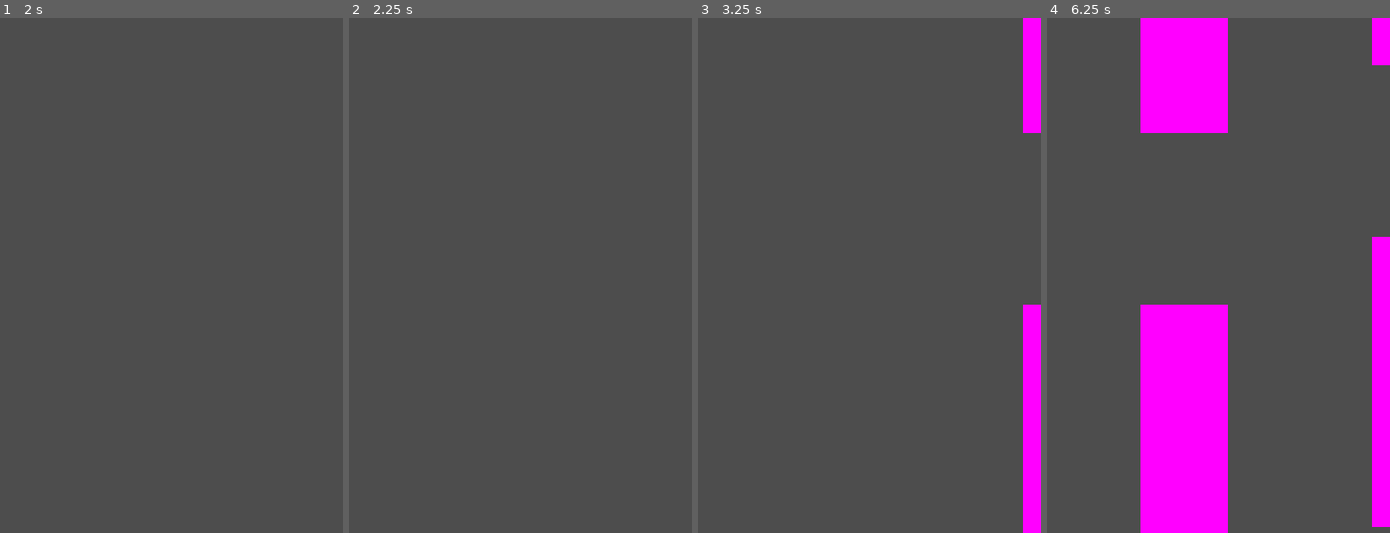
Above: before the commit, frames 1-4 (left to right).
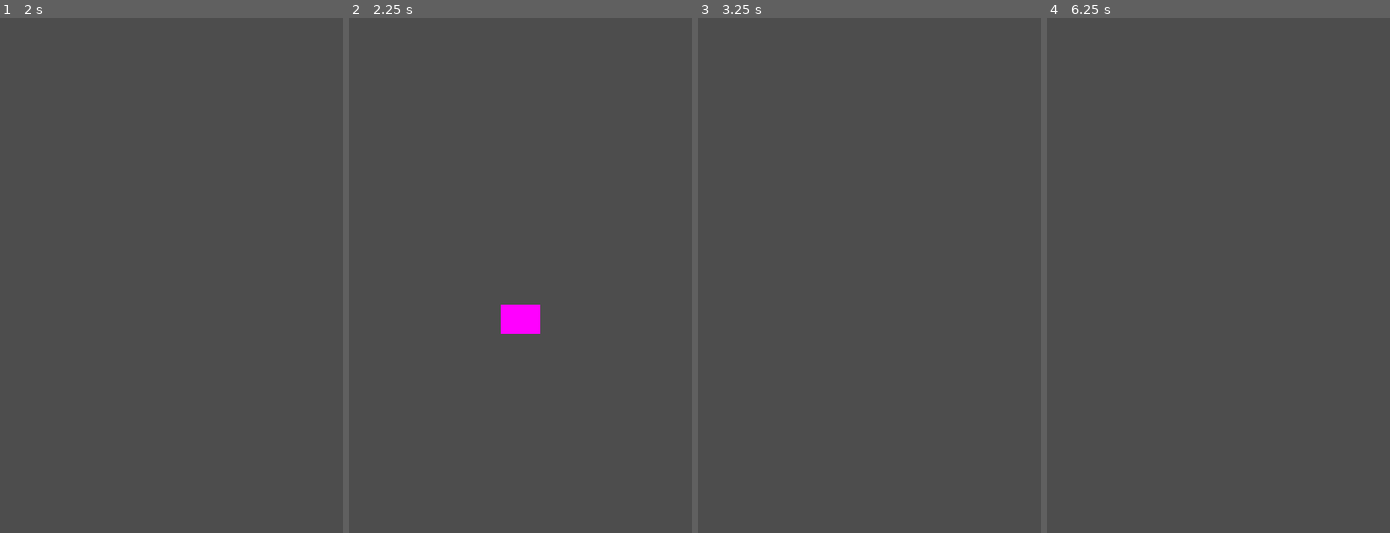
Above: after the commit, the same moments.

Repository: davidward462/flappy-bird
Game: Godot game, scene res://scenes/game.tscn
Two runs of this game, one before a commit and one after it. Both use one fixed random seed, a clock stepped at 60 frames per second and the inputs below.
Inputs:
- Up to frame 1 (2 s): tap Space (jump) at 0.77, 1.52 s; tap Enter at 1.25 s
- Up to frame 2 (2.25 s): tap R (restart, bound only after the commit) at 2 s
- Up to frame 3 (3.25 s): tap Space (jump) at 3.02 s
- Up to frame 4 (6.25 s): tap Space (jump) at 3.77, 4.52, 6.02 s; tap R (restart, bound only after the commit) at 4.15 s

Frame 1 is identical in both runs. In frame 2, 0.7% of the frame differs, in the area x 44-56%, y 55-62%; in frame 3, 3.5%; in frame 4, 20%, in the area x 27-100%, y 0-100%.

Commit message:
restart game on 'R'

Diff:
--- a/project.godot
+++ b/project.godot
@@ -32,3 +32,8 @@
 , Object(InputEventKey,"resource_local_to_scene":false,"resource_name":"","device":-1,"window_id":0,"alt_pressed":false …(186 unchanged characters)…
 ]
 }
+restart={
+"deadzone": 0.5,
+"events": [Object(InputEventKey,"resource_local_to_scene":false,"resource_name":"","device":-1,"window_id":0,"alt_pressed":false,"shift_pressed":false,"ctrl_pressed":false,"meta_pressed":false,"pressed":false,"keycode":0,"physical_keycode":82,"key_label":0,"unicode":114,"location":0,"echo":false,"script":null)
+]
+}
--- a/scripts/game.gd
+++ b/scripts/game.gd
@@ -44,6 +44,11 @@
 # Called every frame. 'delta' is the elapsed time since the previous frame.
 func _process(delta: float) -> void:
 
+	# input for game restart
+	if Input.is_action_just_pressed("restart"):
+		print("restart")
+		get_tree().reload_current_scene()
+
 	# stop the timer if the player is dead.
 	# Maybe this should be done with a signal.
 	if game_running:
